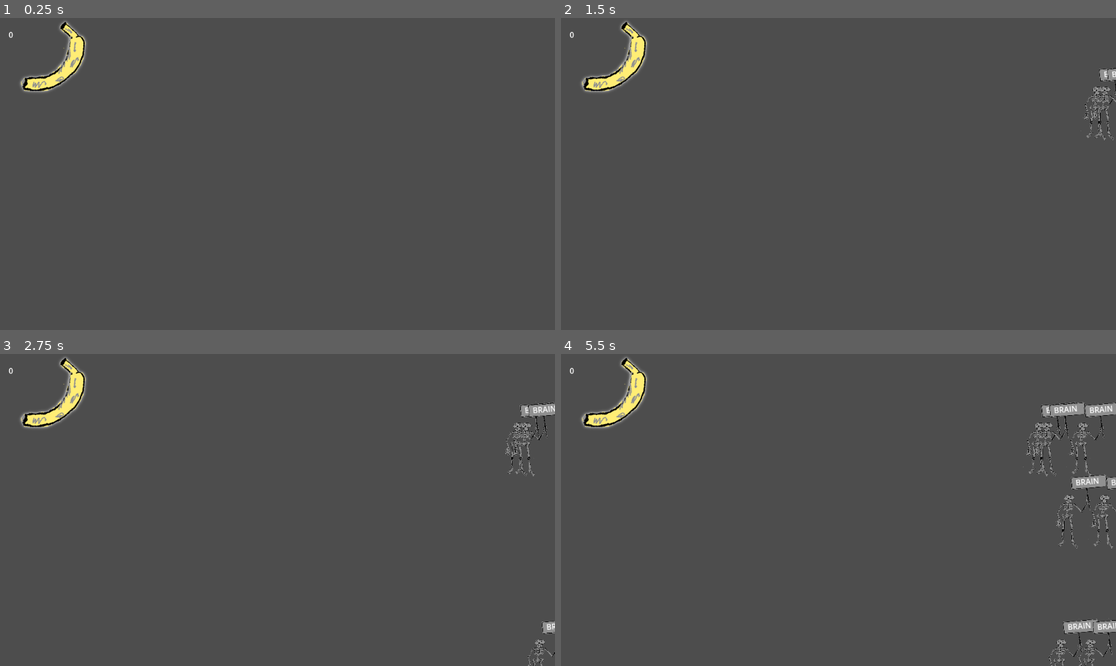
Above: before the commit, frames 1-4 (two rows, left to right).
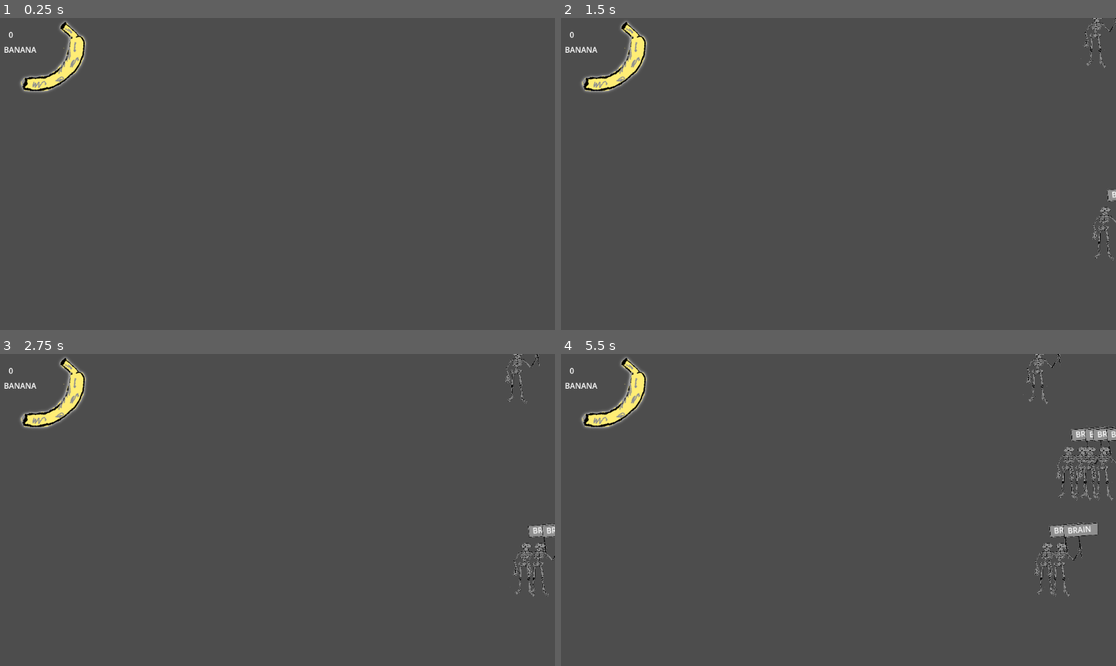
Above: after the commit, the same moments.

Repository: D0V4HKIIN/monkey-vs-zombies
Game: Godot game, scene res://main.tscn
Same seed, same stepped clock (60 frames per second), same inputs: the game is played once before the commit and once after it.
Inputs:
- Up to frame 1 (0.25 s): no input
- Up to frame 2 (1.5 s): tap Enter (enter) at 0.5, 0.6 s; tap Z (zombie) at 0.8, 1.35 s
- Up to frame 3 (2.75 s): tap Enter (enter) at 1.55, 2.1 s; tap Z (zombie) at 2.3 s
- Up to frame 4 (5.5 s): tap Z (zombie) at 2.85, 3.8, 4.35, 5.3 s; tap Enter (enter) at 3.05, 3.6, 4.55, 5.1 s

The runs differ from the first frame. In frame 1, less than 0.1% of the frame differs, in the area x 0-7%, y 9-12%; in frame 2, 0.8%; in frame 3, 1.5%; in frame 4, 3.8%, in the area x 0-100%, y 0-100%.

Commit message:
the return of the banana

Diff:
--- a/label.gd
+++ b/label.gd
@@ -1,14 +1,25 @@
 extends RichTextLabel
 
 var keyword = "BANANA"
+var current = 0
+
+# Called when the node enters the scene tree for the first time.
+func _ready() -> void:
+	text = "[center]" + keyword + "[/center]"
 
 func _unhandled_input(event):
 	if event is InputEventKey:
-		if event.pressed && OS.get_keycode_string(event.physical_keycode).length() == 1:
-			text += OS.get_keycode_string(event.physical_keycode)
-
-func _process(delta: float) -> void:
-	if Input.is_action_just_pressed("enter"):
-		if text == keyword:
-			%AmountBananas.add_banana(1)
-		text = ""
+		if event.pressed && OS.get_keycode_string(event.physical_keycode) == keyword[current]:
+			current += 1
+			print(current)
+			if current == keyword.length():
+				text = "[center]" + keyword + "[/center]"
+				current = 0
+				%AmountBananas.add_banana(1)
+			text = "[center][b]"
+			for i in range(current):
+				text += keyword[i]
+			text += "[/b]"
+			for i in range(current, keyword.length()):
+				text += keyword[i]
+			text += "[/center]"
--- a/main.gd
+++ b/main.gd
@@ -8,9 +8,8 @@
 var zombie_scene = preload("res://zombie.tscn")
 
 func spawn_zombie():
-	print("zombie")
 	var zombie = zombie_scene.instantiate()
-	zombie.position = Vector2(575, randi_range(-2, 2) * 150)
+	zombie.position = Vector2(575, randi_range(-1, 2) * 200 - 100)
 	add_child(zombie)
 
 # Called every frame. 'delta' is the elapsed time since the previous frame.
--- a/main.tscn
+++ b/main.tscn
@@ -1,7 +1,8 @@
-[gd_scene load_steps=4 format=3 uid="uid://cwevlqf13r453"]
+[gd_scene load_steps=5 format=3 uid="uid://cwevlqf13r453"]
 
 [ext_resource type="Script" path="res://main.gd" id="1_66vdp"]
 [ext_resource type="Texture2D" uid="uid://dpxhpk6gcmsxo" path="res://banana.png" id="2_fgbhl"]
+[ext_resource type="Script" path="res://label.gd" id="2_n2ww2"]
 [ext_resource type="Script" path="res://amount_bananas.gd" id="4_30eg0"]
 
 [node name="main" type="Node2D"]
@@ -10,8 +11,13 @@
 [node name="Camera2D" type="Camera2D" parent="."]
 
 [node name="RichTextLabel" type="RichTextLabel" parent="."]
-offset_right = 40.0
-offset_bottom = 40.0
+offset_left = -573.0
+offset_top = -270.0
+offset_right = -495.0
+offset_bottom = -245.0
+bbcode_enabled = true
+text = "BANANA"
+script = ExtResource("2_n2ww2")
 
 [node name="Banana" type="Sprite2D" parent="."]
 position = Vector2(-469, -237)
--- a/zombie.gd
+++ b/zombie.gd
@@ -1,9 +1,8 @@
 extends Node2D
-
 
 @export var SPEED = 30
 var word = "BRAIN"
-var current = 1
+var current = 0
 # Called when the node enters the scene tree for the first time.
 func _ready() -> void:
 	$SignText.text = "[center]" + word + "[/center]"
@@ -16,6 +15,7 @@
 	if event is InputEventKey:
 		if event.pressed && OS.get_keycode_string(event.physical_keycode) == word[current]:
 			current += 1
+			print(current)
 			if current == word.length():
 				queue_free()
 			$SignText.text = "[center][b]"
@@ -24,6 +24,4 @@
 			$SignText.text += "[/b]"
 			for i in range(current, word.length()):
 				$SignText.text += word[i]
-
 			$SignText.text += "[/center]"
-			# text += OS.get_keycode_string(event.physical_keycode)
